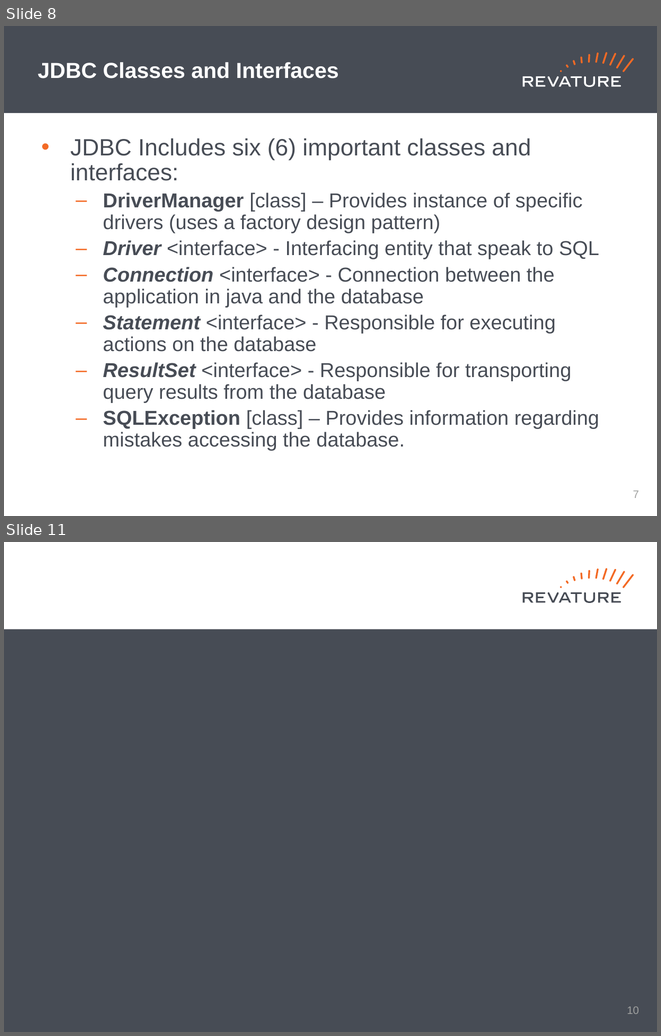
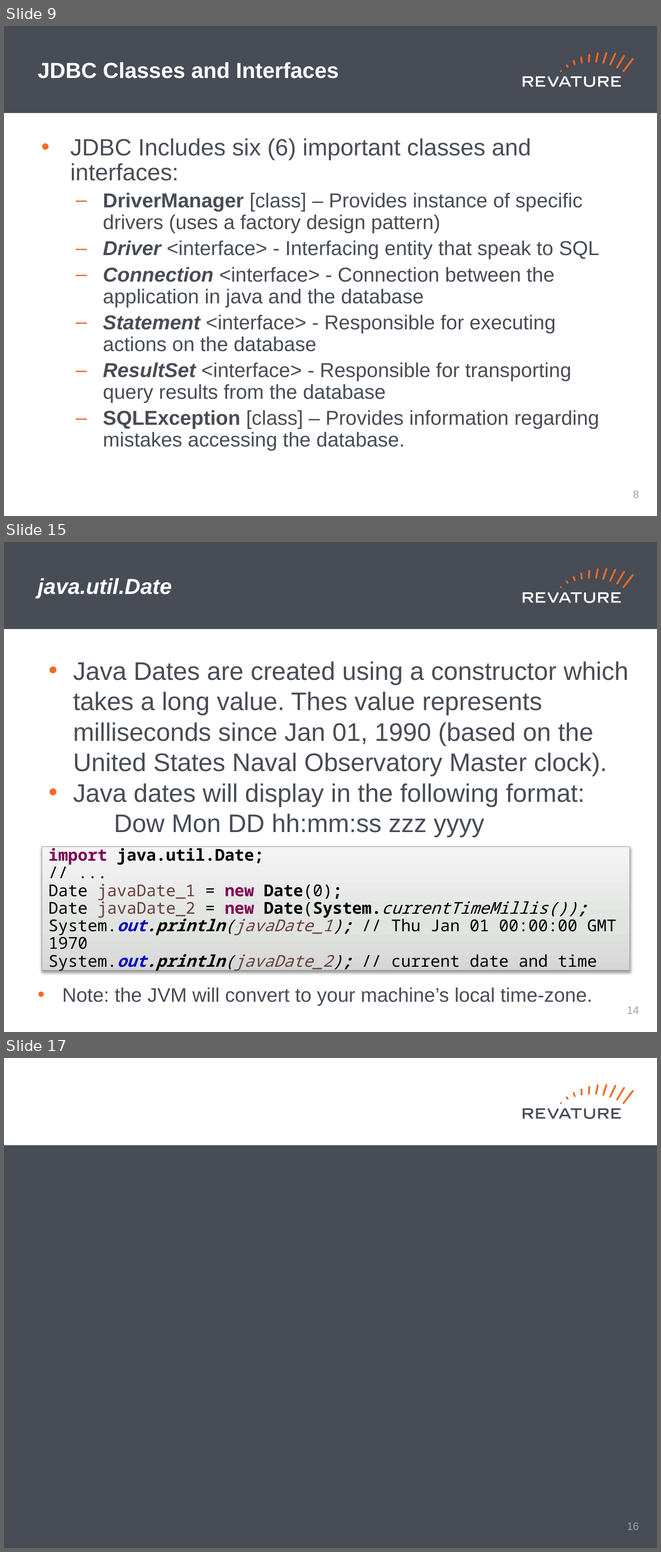
Before and after one commit to jhigherevature/8302021_RAP, a slide deck: powerpoints/Day_25.pptx. Shown one above the other, each under a label of ours: slides 8 and 11 before the commit, slides 9, 15 and 17 after it; the slides between them are not shown. The pictures are 661x1036 and 661x1552 pixels, drawn with LibreOffice and Linux fonts; fonts in the diff are those of the drawing. Boxes give left, top, right and bottom in pixels: in the first picture for what was removed or moved away, otherwise in the second. Text is boxed around its words. In the diff, an @@ line names an element or a change of style, - is before the commit and + after.

```diff
--- a/powerpoints/Day_25.pptx
+++ b/powerpoints/Day_25.pptx
@@ slide 15 added at (4,542,657,1032), background #FFFFFF; not listed: 19 template elements that a slide beside it also shows @@
@@ title added at (38,578,172,598), 24 pt, text #FFFFFF, bold, italic @@
+java.util.Date
@@ text added at (73,661,628,837), 28 pt, text #474C55 @@
+• Java Dates are created using a constructor which takes a long value. Thes value represents milliseconds since Jan 01, 1990 (based on the United States Naval Observatory Master clock).
+• Java dates will display in the following format:
+Dow Mon DD hh:mm:ss zzz yyyy
@@ rectangle added at (42,847,629,971), fill gradient #D6D7D6 to #E2E2E2 to #F4F4F4, outline #9C9D9C 0.75 pt, 18 pt, text #000000 @@
+import java.util.Date;
+// ...
+Date javaDate_1 = new Date(0);
+Date javaDate_2 = new Date(System.currentTimeMillis());
+System.out.println(javaDate_1); // Thu Jan 01 00:00:00 GMT 1970
+System.out.println(javaDate_2); // current date and time
@@ text added at (62,987,592,1005), 21.7 pt, text #474C55 @@
+• Note: the JVM will convert to your machine’s local time-zone.
@@ page number added at (627,1006,639,1014), 12 pt, text #A0A1A0 @@
+14
@@ what was slide 8 is now slide 9 @@
@@ page number at (633,490,639,498): text changed @@
-7
+8
@@ what was slide 11 is now slide 17 @@
@@ page number at (627,1522,639,1530): text changed @@
-10
+16
```
Also in this commit, not shown: 2 slides changed, 7 other slides added, 2 slides removed, 1 other file.
